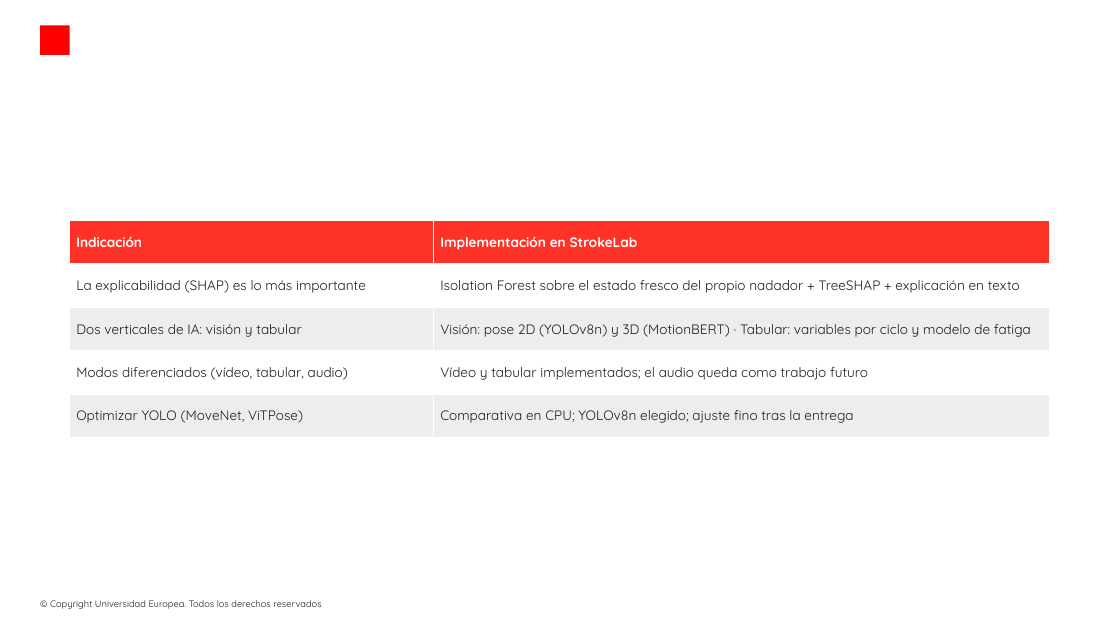
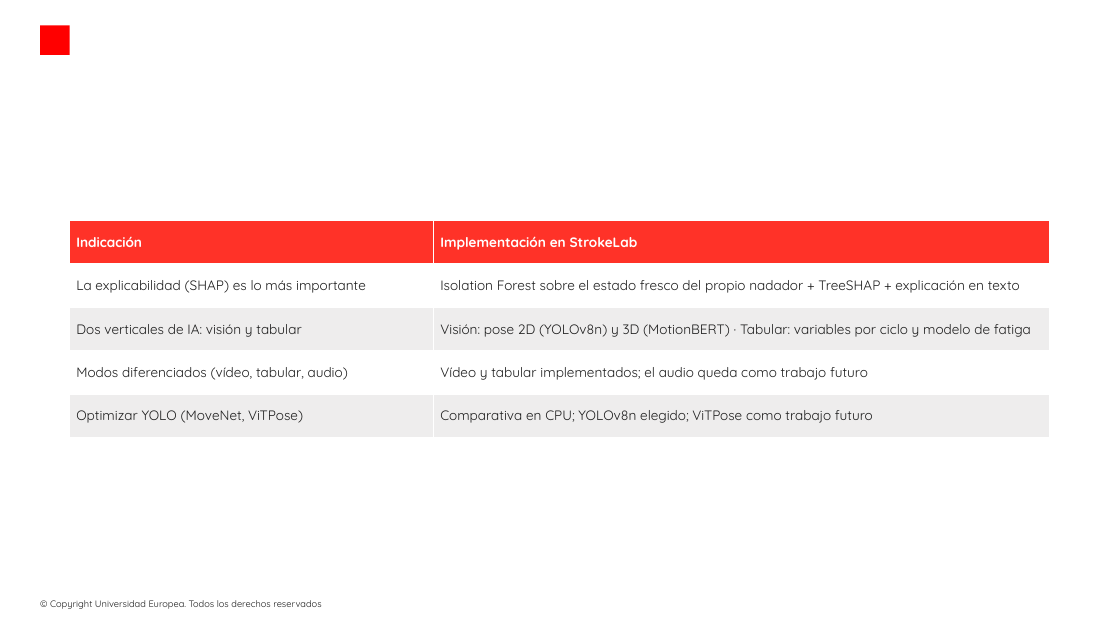
Before and after one commit to modeliana1-rgb/Strokelab, a slide deck: slide 4 of presentacion/StrokeLab_defensa.pptx. Drawn at 1120x630 pixels with LibreOffice and Linux fonts; fonts in the diff are those of the drawing; background and template pictures are left out. Boxes give left, top, right and bottom in pixels: in the first picture for what was removed or moved away, otherwise in the second. Text is boxed around its words. In the diff, an @@ line names an element or a change of style, - is before the commit and + after.

```diff
--- a/presentacion/StrokeLab_defensa.pptx
+++ b/presentacion/StrokeLab_defensa.pptx
@@ table at bbox=[69, 220, 1049, 438] @@
-row 5, column 2: Comparativa en CPU; YOLOv8n elegido; ajuste fino tras la entrega
+row 5, column 2: Comparativa en CPU; YOLOv8n elegido; ViTPose como trabajo futuro
```
Also in this commit, not shown: 4 other slides changed, 2 slides added, 4 slides removed, 2 other files.
